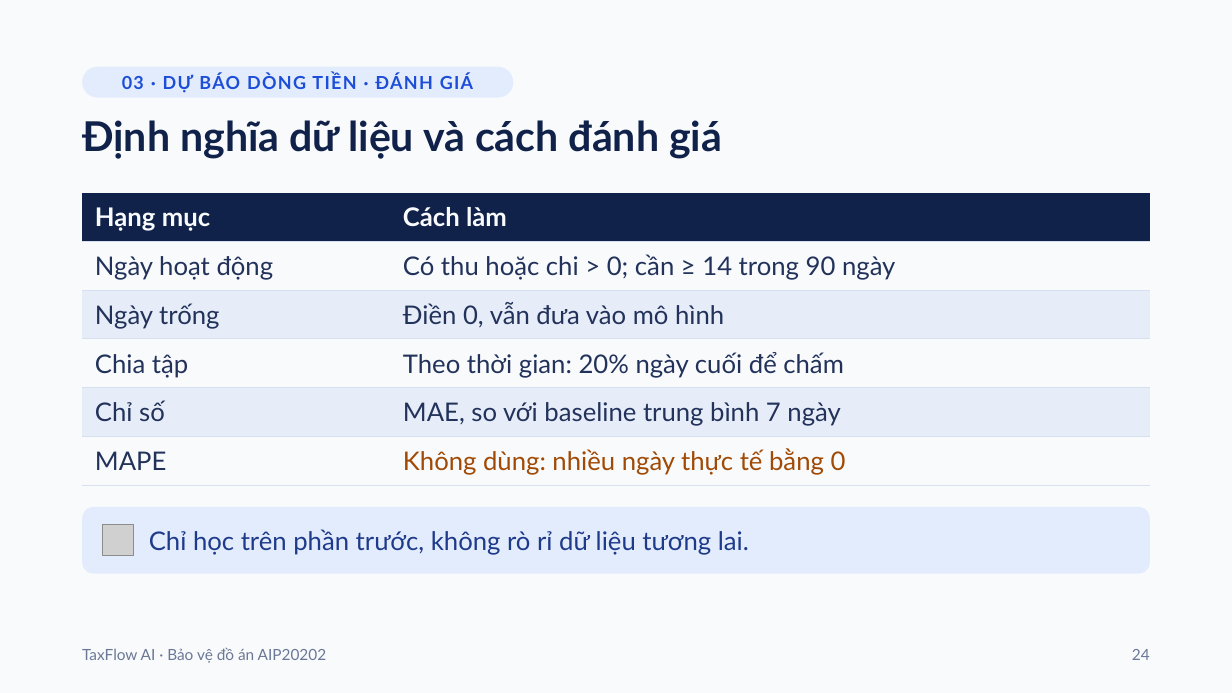
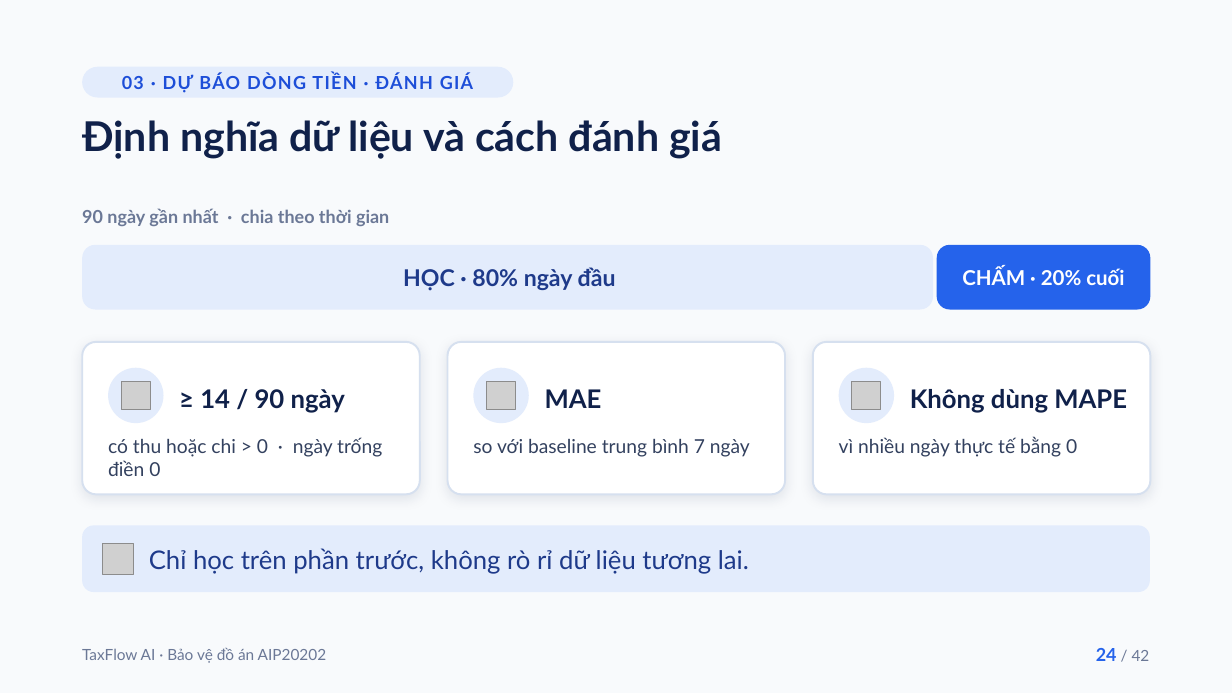
Before and after one commit to truongxuananh/taxflow-ai, a slide deck: slide 24 of TaxFlow-AI-Bao-ve-do-an.pptx. Drawn at 1232x693 pixels with LibreOffice and Linux fonts; fonts in the diff are those of the drawing; grey boxes stand for pictures. Boxes give left, top, right and bottom in pixels: in the first picture for what was removed or moved away, otherwise in the second. Text is boxed around its words. In the diff, an @@ line names an element or a change of style, - is before the commit and + after.

```diff
--- a/TaxFlow-AI-Bao-ve-do-an.pptx
+++ b/TaxFlow-AI-Bao-ve-do-an.pptx
@@ table removed at [82,192,1150,479], 6 rows, 2 columns @@
-Hạng mục | Cách làm
-Ngày hoạt động | Có thu hoặc chi > 0; cần ≥ 14 trong 90 ngày
-Ngày trống | Điền 0, vẫn đưa vào mô hình
-Chia tập | Theo thời gian: 20% ngày cuối để chấm
-Chỉ số | MAE, so với baseline trung bình 7 ngày
-MAPE | Không dùng: nhiều ngày thực tế bằng 0
@@ text added at [82,208,389,226], 14 pt, text #6B7896, bold @@
+90 ngày gần nhất · chia theo thời gian
@@ rounded rectangle added at [82,245,933,310], fill #E3ECFC @@
@@ text added at [403,267,616,291], 18 pt, text #1E3A8A, bold @@
+HỌC · 80% ngày đầu
@@ rounded rectangle added at [937,245,1151,310], fill #2563EB @@
@@ text added at [962,267,1124,285], 16 pt, text #FFFFFF, bold @@
+CHẤM · 20% cuối
@@ rounded rectangle added at [82,342,420,494], fill #FFFFFF, outline #D6E0EF 1.5 pt @@
@@ rounded rectangle added at [447,342,785,494], fill #FFFFFF, outline #D6E0EF 1.5 pt @@
@@ rounded rectangle added at [813,342,1151,494], fill #FFFFFF, outline #D6E0EF 1.5 pt @@
@@ ellipse added at [108,368,164,423], fill #E3ECFC @@
@@ picture added at [121,381,150,409] @@
@@ text added at [200,389,345,413], 20 pt, text #10214A, bold @@
+≥ 14 / 90 ngày
@@ ellipse added at [473,368,529,423], fill #E3ECFC @@
@@ picture added at [487,381,516,409] @@
@@ text added at [545,389,602,408], 20 pt, text #10214A, bold @@
+MAE
@@ ellipse added at [839,368,895,423], fill #E3ECFC @@
@@ picture added at [852,381,881,409] @@
@@ text added at [910,389,1127,413], 20 pt, text #10214A, bold @@
+Không dùng MAPE
@@ text added at [108,437,382,476], 15 pt, text #33415F @@
+có thu hoặc chi > 0 · ngày trống điền 0
@@ text added at [473,439,750,457], 15 pt, text #33415F @@
+so với baseline trung bình 7 ngày
@@ text added at [839,437,1077,457], 15 pt, text #33415F @@
+vì nhiều ngày thực tế bằng 0
@@ 1 picture, 1 text, 1 rounded rectangle: place and size @@
-1 picture, 1 text, 1 rounded rectangle at [82,507,1151,574]
+1 picture, 1 text, 1 rounded rectangle at [82,526,1151,592]
@@ page number at [1096,648,1150,661]: text changed @@
-24
+24 / 42
```
Also in this commit, not shown: 20 other slides changed.
